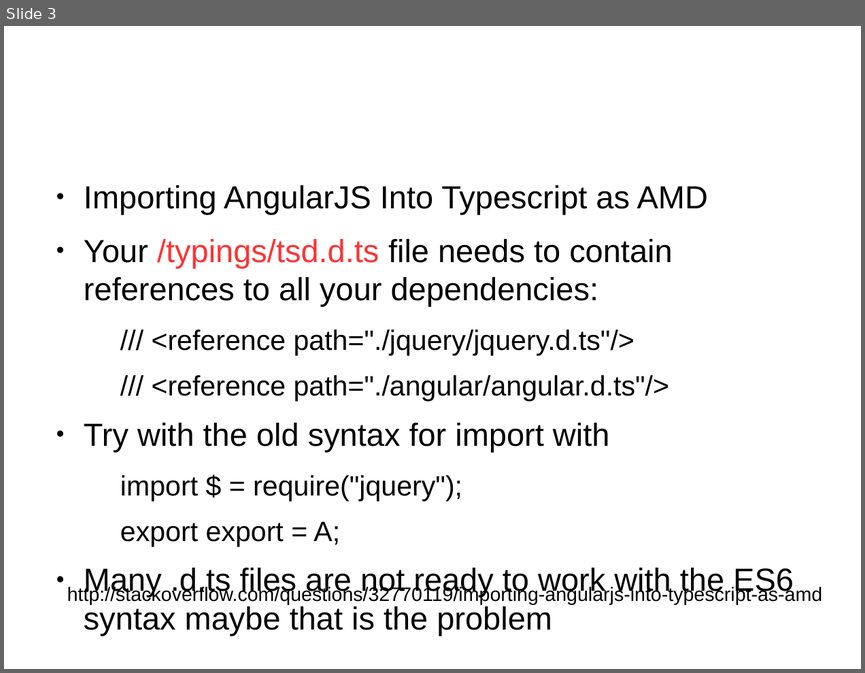
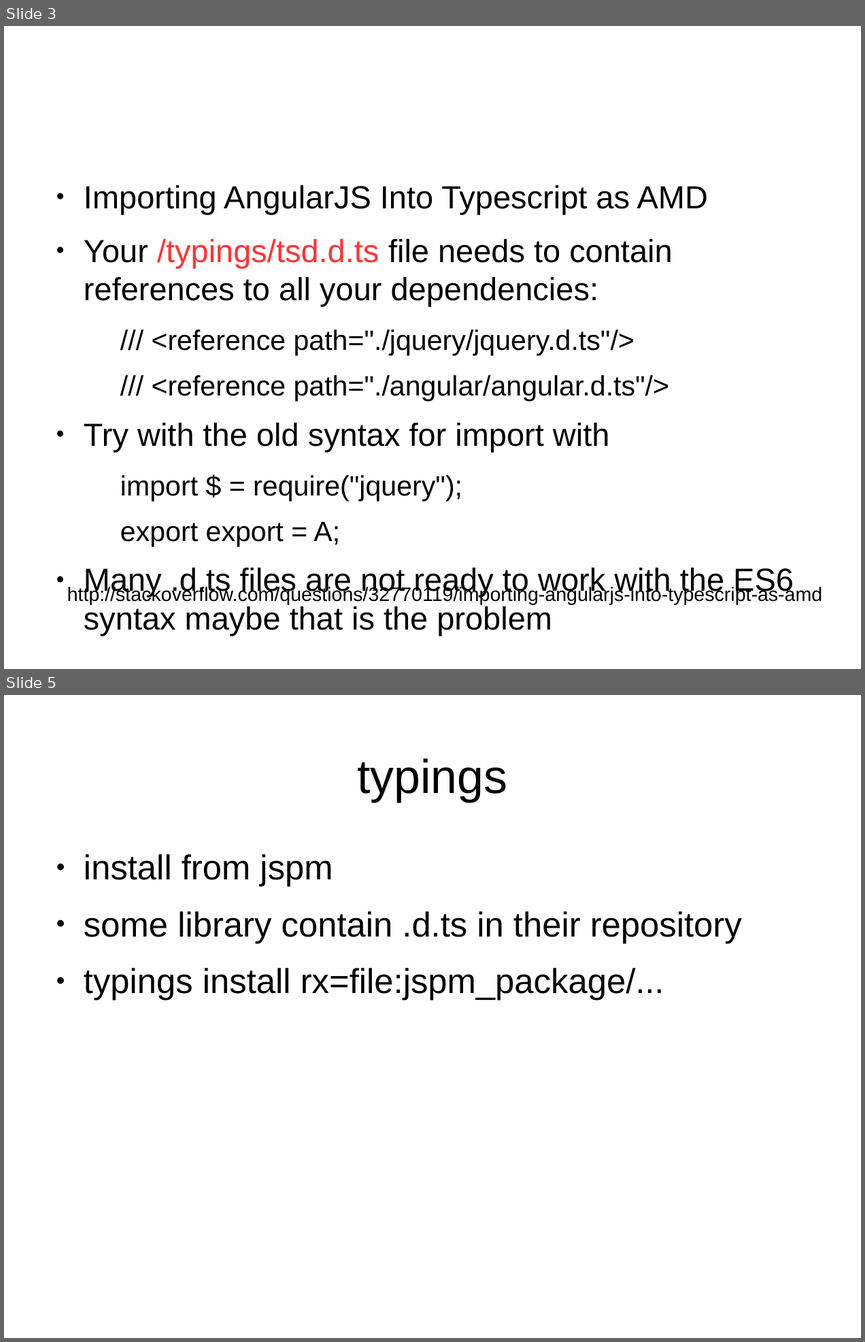
Before and after one commit to sallop/til, a slide deck: typescript.odp. Shown one above the other, each under a label of ours: slide 3 before the commit, slides 3 and 5 after it; the slides between them are not shown. The pictures are 865x673 and 865x1342 pixels, drawn with LibreOffice and Linux fonts; fonts in the diff are those of the drawing. Boxes give left, top, right and bottom in pixels: in the first picture for what was removed or moved away, otherwise in the second. Text is boxed around its words. In the diff, an @@ line names an element or a change of style, - is before the commit and + after.

```diff
--- a/typescript.odp
+++ b/typescript.odp
@@ slide 5 added at [4,695,861,1338], background #FFFFFF @@
@@ title added at [357,758,507,802], 44 pt, text #000000 @@
+typings
@@ text added at [84,854,742,1000], 32 pt, text #000000 @@
+● install from jspm
+● some library contain .d.ts in their repository
+● typings install rx=file:jspm_package/...
```
Also in this commit, not shown: 1 slide changed, 6 other slides added.
